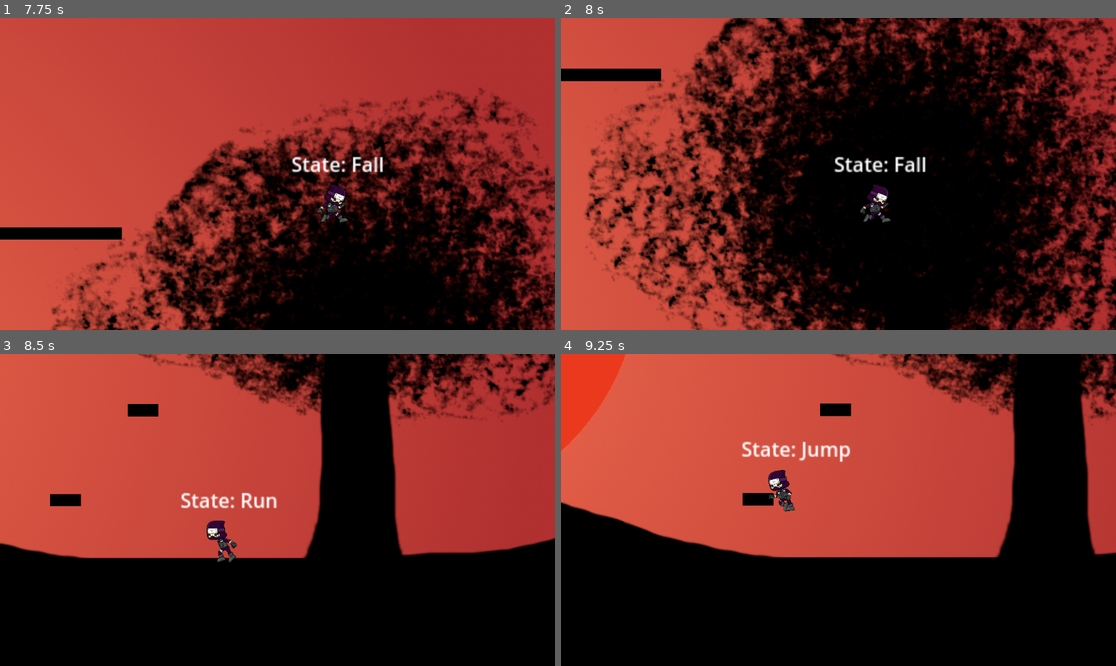
Above: before the commit, frames 1-4 (two rows, left to right).
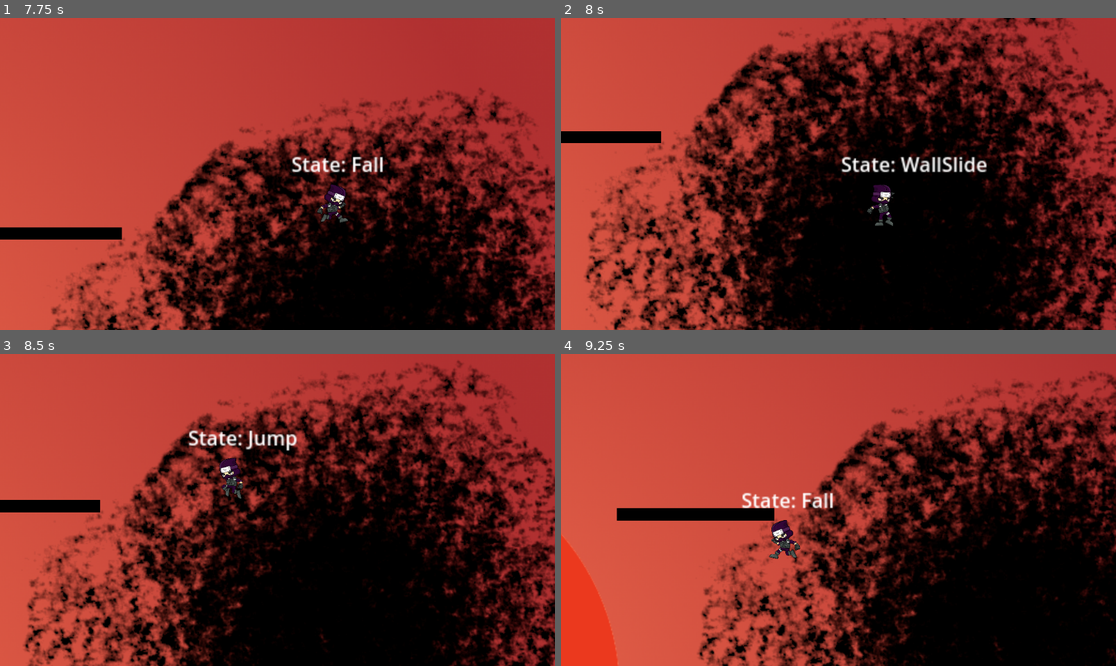
Above: after the commit, the same moments.

Repository: quitedrifty/GodotGoofin
Game: Godot game, scene res://Scenes/test_scene.tscn
Same seed, same stepped clock (60 frames per second), same inputs: the game is played once before the commit and once after it. This scene is started directly instead of the project's main scene.
Inputs:
- Up to frame 1 (7.75 s): tap Enter at 0.5 s; hold F (attack) 0.53-1.28 s; hold Right (right) 0.53-2.03 s; tap Space (jump) at 0.77, 1.07, 1.52, 1.82, 2.3, 2.85, 3.02, 3.32, 3.77, 4.07, 4.52, 4.82, 5.3, 6.02, 6.32, 6.77, 7.07, 7.52 s; tap Shift (dash) at 0.8, 1.35, 3.8, 4.35 s; tap C (parry) at 1.55, 4.55, 7.35 s; hold C (parry) 2.03-2.78 s; hold Left (left) 2.03-4.28 s; tap F (attack) at 3.05, 5.85 s; hold F (attack) 3.53-4.28 s; hold Right (right) from 4.28 s (still down); hold C (parry) 5.03-5.78 s; hold Shift (dash) 6.53-7.28 s
- Up to frame 2 (8 s): keep holding Right (right); tap Space (jump) at 7.82 s
- Up to frame 3 (8.5 s): release Right (right) at 8.03 s; hold Left (left) from 8.03 s (still down); hold Space (jump) from 8.03 s (still down)
- Up to frame 4 (9.25 s): keep holding Left (left); release Space (jump) at 8.78 s; tap F (attack) at 8.85 s; tap Space (jump) at 9.02 s

Frame 1 is identical in both runs. In frame 2, 51% of the frame differs, in the area x 0-100%, y 0-100%; in frame 3, 54%; in frame 4, 54%.

Commit message:
wallsliding

Diff:
--- a/Nodes/Character.tscn
+++ b/Nodes/Character.tscn
@@ -376,10 +376,6 @@
 
 [node name="CoyoteTimer" type="Timer" parent="."]
 
-[node name="Raycasts" type="Node2D" parent="."]
-
-[node name="GroundRaycasts" type="Node2D" parent="Raycasts"]
-
 [node name="LeftGroundRaycast" type="RayCast2D" parent="."]
 position = Vector2(-21, 52)
 target_position = Vector2(0, 13)
@@ -387,6 +383,25 @@
 [node name="RightGroundRaycast" type="RayCast2D" parent="."]
 position = Vector2(22, 52)
 target_position = Vector2(0, 13)
+
+[node name="TopRightRaycast" type="RayCast2D" parent="."]
+position = Vector2(32, -50)
+target_position = Vector2(12, 0)
+
+[node name="BottomRightRaycast" type="RayCast2D" parent="."]
+position = Vector2(32, 35)
+target_position = Vector2(12, 0)
+
+[node name="TopLeftRaycast" type="RayCast2D" parent="."]
+position = Vector2(-28, -49)
+target_position = Vector2(-13, 0)
+
+[node name="BottomLeftRaycast" type="RayCast2D" parent="."]
+position = Vector2(-28, 35)
+target_position = Vector2(-13, 0)
+
+[node name="WallSlideTimer" type="Timer" parent="."]
+one_shot = true
 
 [connection signal="timeout" from="DashDuration" to="CharacterStateMachine/Dash" method="_on_dash_duration_timeout"]
 [connection signal="timeout" from="DashCooldown" to="." method="_on_dash_cooldown_timeout"]
@@ -394,3 +409,4 @@
 [connection signal="timeout" from="JumpBuffer" to="." method="_on_jump_buffer_timeout"]
 [connection signal="timeout" from="AttackCooldown" to="." method="_on_attack_cooldown_timeout"]
 [connection signal="timeout" from="CoyoteTimer" to="." method="_on_coyote_timer_timeout"]
+[connection signal="timeout" from="WallSlideTimer" to="." method="_on_wall_slide_timer_timeout"]
--- a/Nodes/CharacterStateMachine.gd
+++ b/Nodes/CharacterStateMachine.gd
@@ -7,6 +7,7 @@
 @export var character : CharacterBody2D
 @export var states : Dictionary
 
+@export var previous_state : State
 
 func _ready():
 	for child in get_children():
@@ -35,6 +36,7 @@
 
 func switch_states(new_state : State):
 	if current_state != null:
+		previous_state = current_state
 		current_state.on_exit()
 		current_state.next_state = null
 
--- a/Scripts/DashState.gd
+++ b/Scripts/DashState.gd
@@ -13,10 +13,13 @@
 func state_process(delta):
 	if character.jump_input_just_pressed:
 		next_state = states.Jump
+	elif character.is_against_wall() and character.can_wall_slide:
+		next_state = states.WallSlide
 	elif not dashing:
 		next_state = states.Fall
 
 func on_enter():
+	character.wall_slide_timer.start(0.2)
 	character.can_dash = false
 	dashing = true
 	dash_duration_timer.start(dash_duration)
--- a/Scripts/FallState.gd
+++ b/Scripts/FallState.gd
@@ -20,6 +20,8 @@
 			next_state = states.Jump
 		else:
 			next_state = states.Idle
+	elif character.is_against_wall() and character.can_wall_slide:
+		next_state = states.WallSlide
 	elif character.dash_input and character.can_dash:
 		character.dashed_in_air = true
 		next_state = states.Dash
@@ -30,4 +32,9 @@
 	pass
 
 func on_enter():
+	if not character.dropping:
+		character.can_wall_slide = true
 	character.anim_player.play("Fall")
+
+func on_exit():
+	character.dropping = false
--- a/Scripts/JumpState.gd
+++ b/Scripts/JumpState.gd
@@ -9,6 +9,8 @@
 	character.apply_movement()
 	if character.velocity.y > 0:
 		next_state = states.Fall
+	elif character.is_against_wall() and character.can_wall_slide:
+		next_state = states.WallSlide
 	elif character.velocity.y == 0:
 		next_state = states.Idle
 	elif character.jump_input_just_pressed and character.current_jumps < character.max_jumps:
@@ -23,7 +25,12 @@
 	pass
 
 func on_enter():
+	character.wall_slide_timer.start(0.1)
 	character.velocity.y = character.JUMP_VELOCITY
+
+	if character.character_state_machine.previous_state == states.WallSlide:
+		print("HER")
+		character.velocity.x = character.face_wall() * character.SPEED
 	character.current_jumps += 1
 	character.anim_player.stop()
 	character.anim_player.play("Jump")
--- a/Scripts/PlayerController.gd
+++ b/Scripts/PlayerController.gd
@@ -4,10 +4,14 @@
 @export var anim_player : AnimationPlayer
 
 @onready var character_state_machine : CharacterStateMachine = $CharacterStateMachine
-@onready var wall_slide_cooldown = $WallSlideCooldown
+@onready var wall_slide_timer = $WallSlideTimer
 @onready var player_sprite : Sprite2D = $PlayerSprite
 @onready var left_ground_raycast = $LeftGroundRaycast
 @onready var right_ground_raycast = $RightGroundRaycast
+@onready var top_right_raycast = $TopRightRaycast
+@onready var bottom_right_raycast = $BottomRightRaycast
+@onready var top_left_raycast = $TopLeftRaycast
+@onready var bottom_left_raycast = $BottomLeftRaycast
 
 # Get the gravity from the project settings to be synced with RigidBody nodes.
 var gravity = ProjectSettings.get_setting("physics/2d/default_gravity") * 2
@@ -27,9 +31,11 @@
 var last_direction = Vector2.RIGHT
 
 #mechanics
+var dropping = false
 var can_dash = true
 var dashed_in_air = false
 var can_attack = true
+var can_wall_slide = false
 var jump_buffered = false
 var was_on_floor = false
 var coyote_time = false
@@ -61,6 +67,9 @@
 #			velocity.x = move_toward(velocity.x, 0, speed)
 	if is_grounded():
 		was_on_floor = true
+		dashed_in_air = false
+
+	if is_against_wall():
 		dashed_in_air = false
 
 	player_input()
@@ -124,6 +133,13 @@
 func flip():
 	player_sprite.flip_h = last_direction == Vector2.RIGHT
 
+func face_wall():
+	if top_left_raycast.is_colliding() or bottom_left_raycast.is_colliding():
+		return -1
+	elif top_right_raycast.is_colliding() or bottom_right_raycast.is_colliding():
+		return 1
+	return 0
+
 func _on_dash_cooldown_timeout():
 	if not dashed_in_air:
 		can_dash = true
@@ -142,7 +158,14 @@
 
 func is_grounded():
 	if left_ground_raycast.is_colliding() or right_ground_raycast.is_colliding():
-		print("ground")
 		return true
-	print("air")
 	return false
+
+func is_against_wall():
+	if top_left_raycast.is_colliding() or top_right_raycast.is_colliding() or bottom_left_raycast.is_colliding() or bottom_right_raycast.is_colliding():
+		return true
+	return false
+
+func _on_wall_slide_timer_timeout():
+	if not is_grounded():
+		can_wall_slide = true
--- a/Scripts/WallSlideState.gd
+++ b/Scripts/WallSlideState.gd
@@ -4,48 +4,31 @@
 
 func state_process(delta):
 
-	character.velocity.y = 500
-	if character.is_on_floor():
+	character.velocity.y = 200
+	if character.is_grounded():
 		next_state = states.Idle
-	if not character.is_on_wall():
+	elif not character.is_against_wall():
 		next_state = states.Fall
-
-func state_input(event : InputEvent):
-	if event.is_action_pressed("jump"):
-		if not Input.is_action_pressed("down"):
-			jump()
-		else:
-			drop()
-	if event.is_action_pressed("dash"):
-		dash()
-	if event.is_action_pressed("attack"):
-		attack()
-	if event.is_action_pressed("parry"):
-		parry()
-	if event.is_action_pressed("special_attack"):
-		special_attack()
+	elif character.movement_input == Vector2.DOWN:
+		character.dropping = true
+		next_state = states.Fall
+	elif character.jump_input_just_pressed:
+		next_state = states.Jump
+	elif character.dash_input and character.can_dash:
+		character.dashed_in_air = true
+		next_state = states.Dash
+	elif character.attack_input and character.can_attack:
+		next_state = states.Attack
 
 func on_enter():
-	get_parent().anim_player.play("WallSlide")
+	character.current_jumps -= 1
+
+	if character.face_wall() > 0:
+		character.player_sprite.flip_h = false
+	elif character.face_wall() < 0:
+		character.player_sprite.flip_h = true
+
+	character.anim_player.play("WallSlide")
 
 func on_exit():
-	character.wall_slide_cooldown.start()
-
-func jump():
-	character.velocity.y = character.jump_velocity
-	next_state = states.Jump
-
-func drop():
-	pass
-
-func dash():
-	pass
-
-func attack():
-	pass
-
-func parry():
-	pass
-
-func special_attack():
-	pass
+	character.can_wall_slide = false
